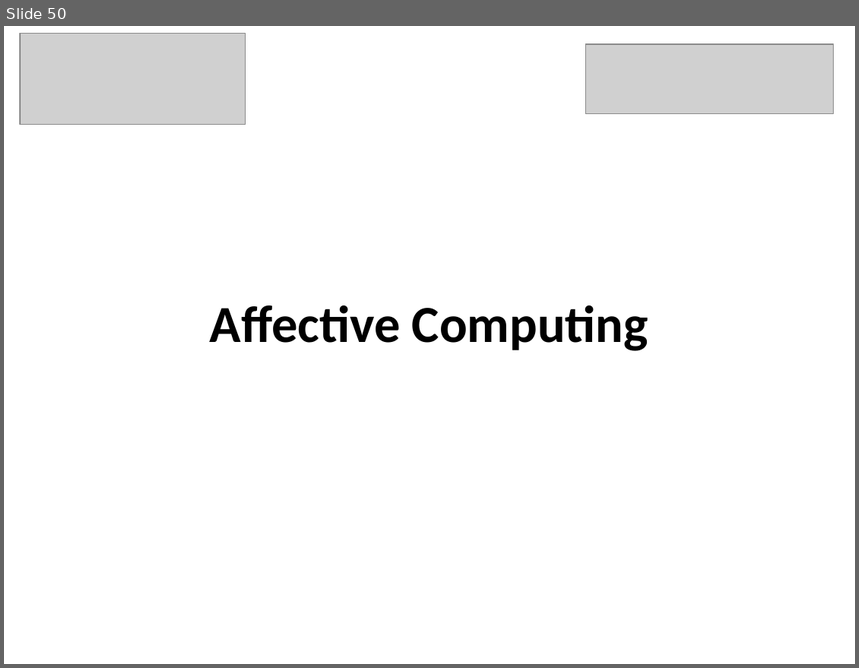
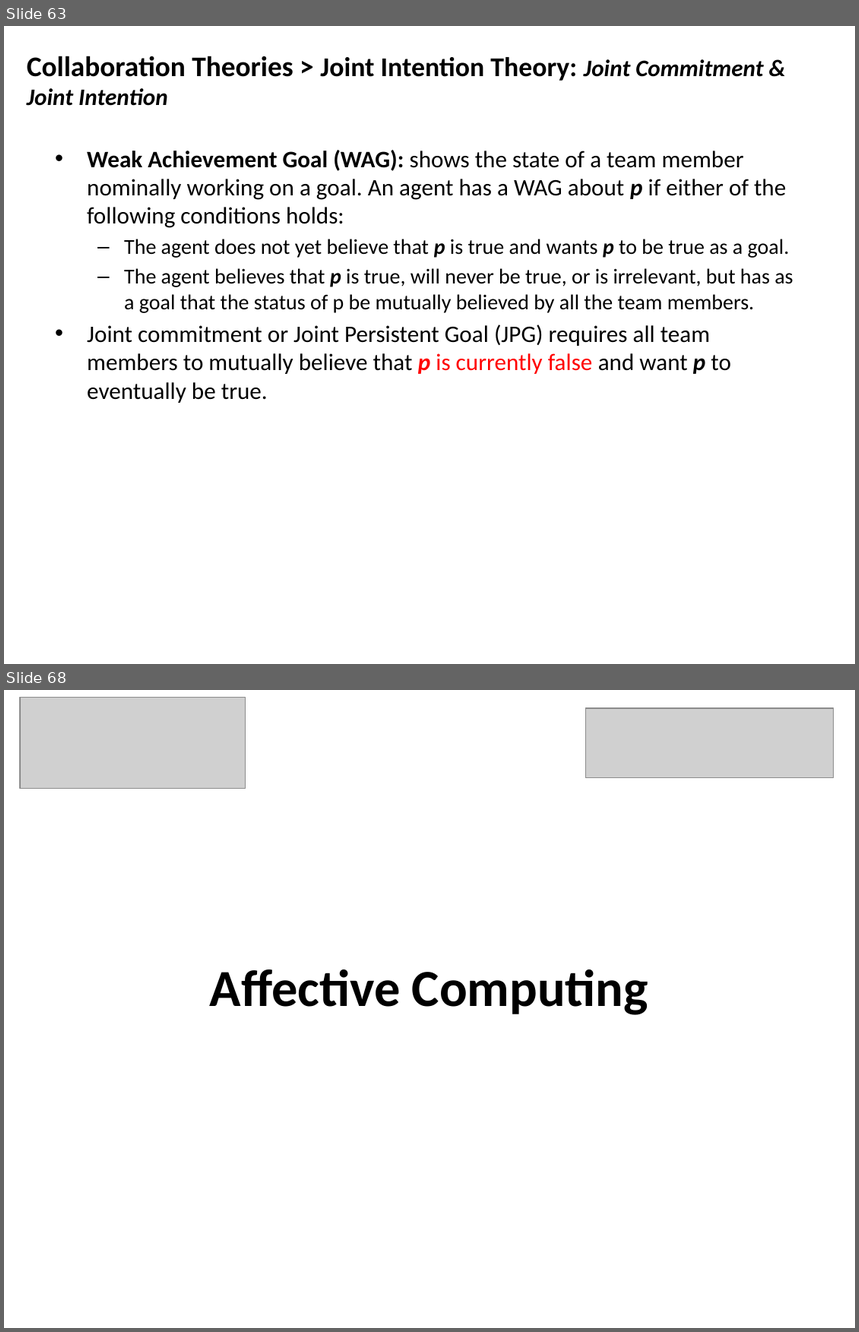
Before and after one commit to mshayganfar/CompExam1, a slide deck: presentation/PhD-comprehensive-exam.pptx. Shown one above the other, each under a label of ours: slide 50 before the commit, slides 63 and 68 after it; the slides between them are not shown. The pictures are 859x668 and 859x1332 pixels, drawn with LibreOffice and Linux fonts; fonts in the diff are those of the drawing; grey boxes stand for pictures. Boxes give left, top, right and bottom in pixels: in the first picture for what was removed or moved away, otherwise in the second. Text is boxed around its words. In the diff, an @@ line names an element or a change of style, - is before the commit and + after.

Commit message:
Joint Intentions
Added Joint Intentions theory.

```diff
--- a/presentation/PhD-comprehensive-exam.pptx
+++ b/presentation/PhD-comprehensive-exam.pptx
@@ slide 63 added at (x1=4, y1=26, x2=855, y2=664), background #FFFFFF @@
@@ text added at (x1=27, y1=56, x2=763, y2=106), 20 pt, text #000000, bold @@
+Collaboration Theories > Joint Intention Theory: Joint Commitment & Joint Intention
@@ text added at (x1=87, y1=150, x2=793, y2=403), 20 pt, text #000000 @@
+• Weak Achievement Goal (WAG): shows the state of a team member nominally working on a goal. An agent has a WAG about p if either of the following conditions holds:
+  – The agent does not yet believe that p is true and wants p to be true as a goal.
+  – The agent believes that p is true, will never be true, or is irrelevant, but has as a goal that the status of p be mutually believed by all the team members.
+• Joint commitment or Joint Persistent Goal (JPG) requires all team members to mutually believe that p is currently false and want p to eventually be true.
@@ what was slide 50 is now slide 68 @@
```
Also in this commit, not shown: 1 slide changed, 17 other slides added.
